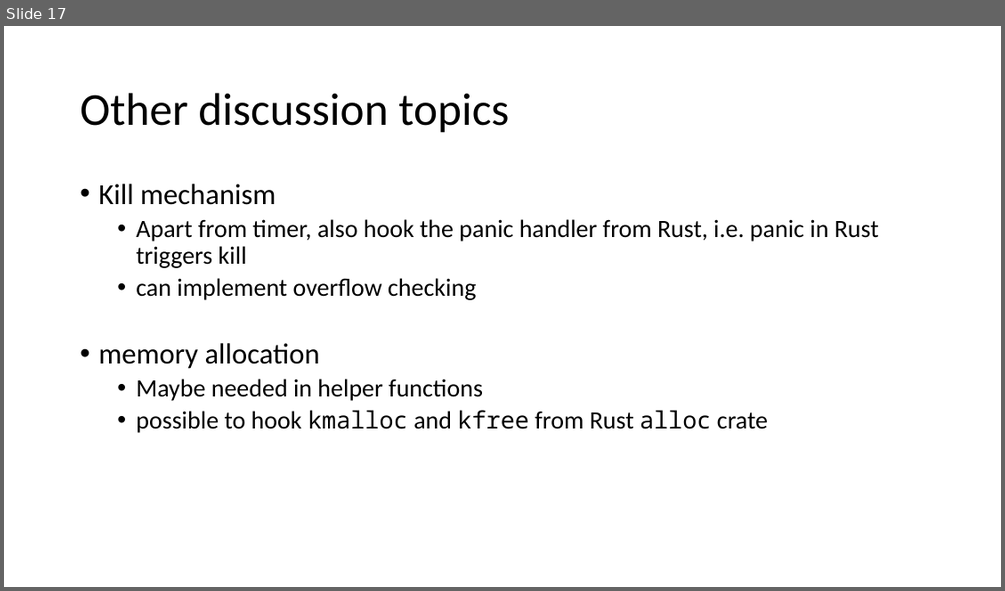
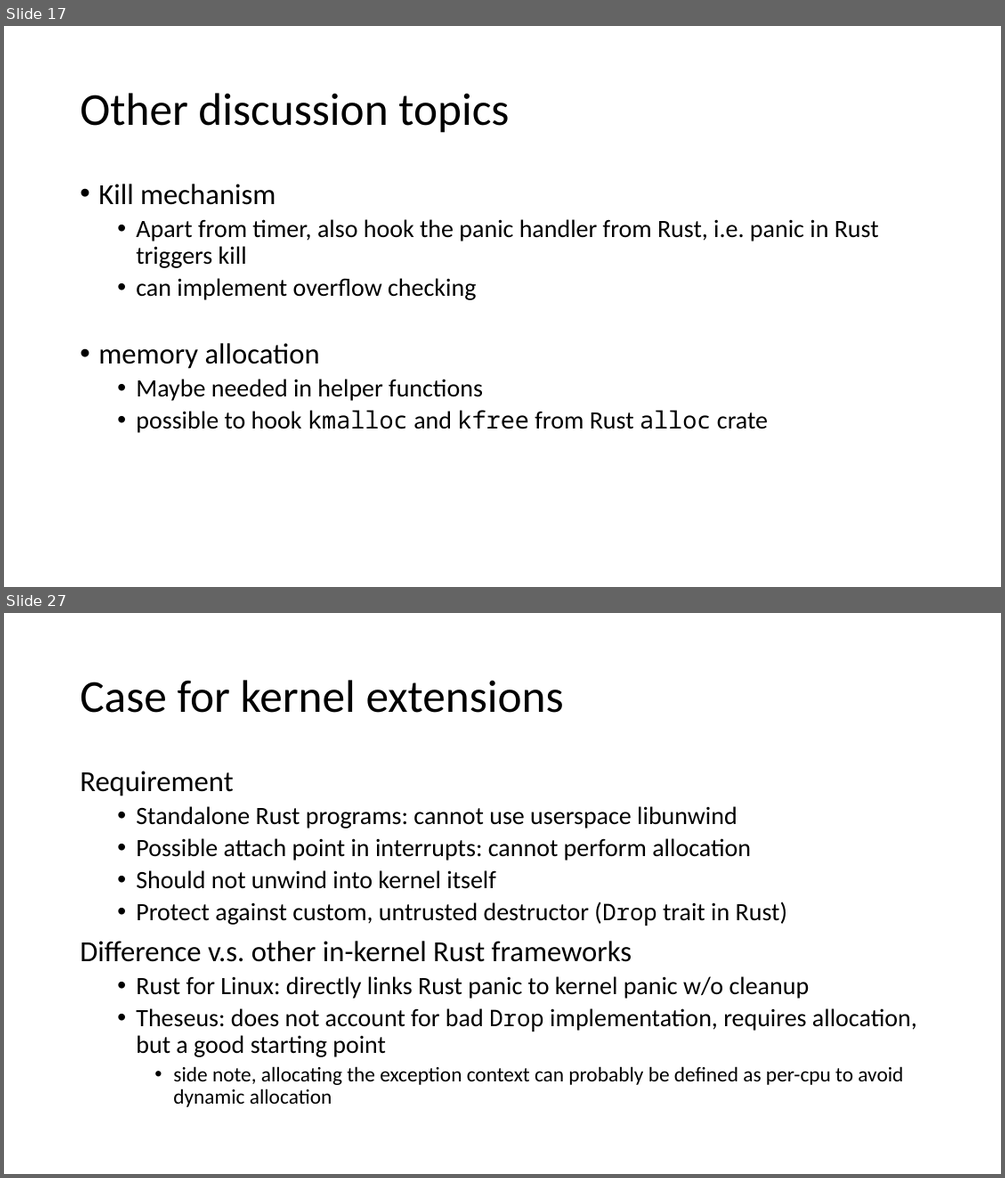
Before and after one commit to tianyin/rex, a slide deck: docs/progress.pptx. Shown one above the other, each under a label of ours: slide 17 before the commit, slides 17 and 27 after it; the slides between them are not shown. The pictures are 1005x591 and 1005x1178 pixels, drawn with LibreOffice and Linux fonts; fonts in the diff are those of the drawing. Boxes give left, top, right and bottom in pixels: in the first picture for what was removed or moved away, otherwise in the second. Text is boxed around its words. In the diff, an @@ line names an element or a change of style, - is before the commit and + after.

```diff
--- a/docs/progress.pptx
+++ b/docs/progress.pptx
@@ slide 27 added at [4, 613, 1001, 1174], background #FFFFFF @@
@@ title added at [80, 680, 564, 713], 44 pt, text #000000 @@
+Case for kernel extensions
@@ text added at [80, 771, 917, 1107], 24 pt, text #000000 @@
+Requirement
+  • Standalone Rust programs: cannot use userspace libunwind
+  • Possible attach point in interrupts: cannot perform allocation
+  • Should not unwind into kernel itself
+  • Protect against custom, untrusted destructor (Drop trait in Rust)
+Difference v.s. other in-kernel Rust frameworks
+  • Rust for Linux: directly links Rust panic to kernel panic w/o cleanup
+  • Theseus: does not account for bad Drop implementation, requires allocation, but a good starting point
+    • side note, allocating the exception context can probably be defined as per-cpu to avoid dynamic allocation
```
Also in this commit, not shown: 9 other slides added.
